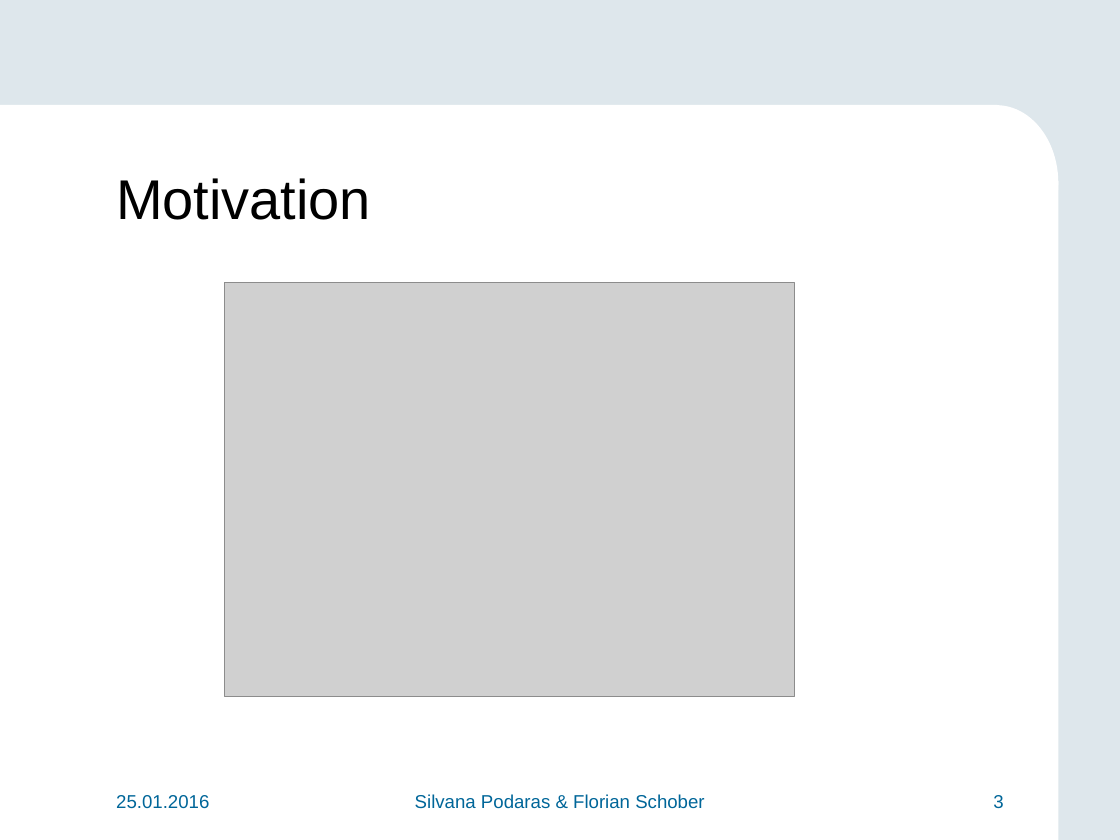
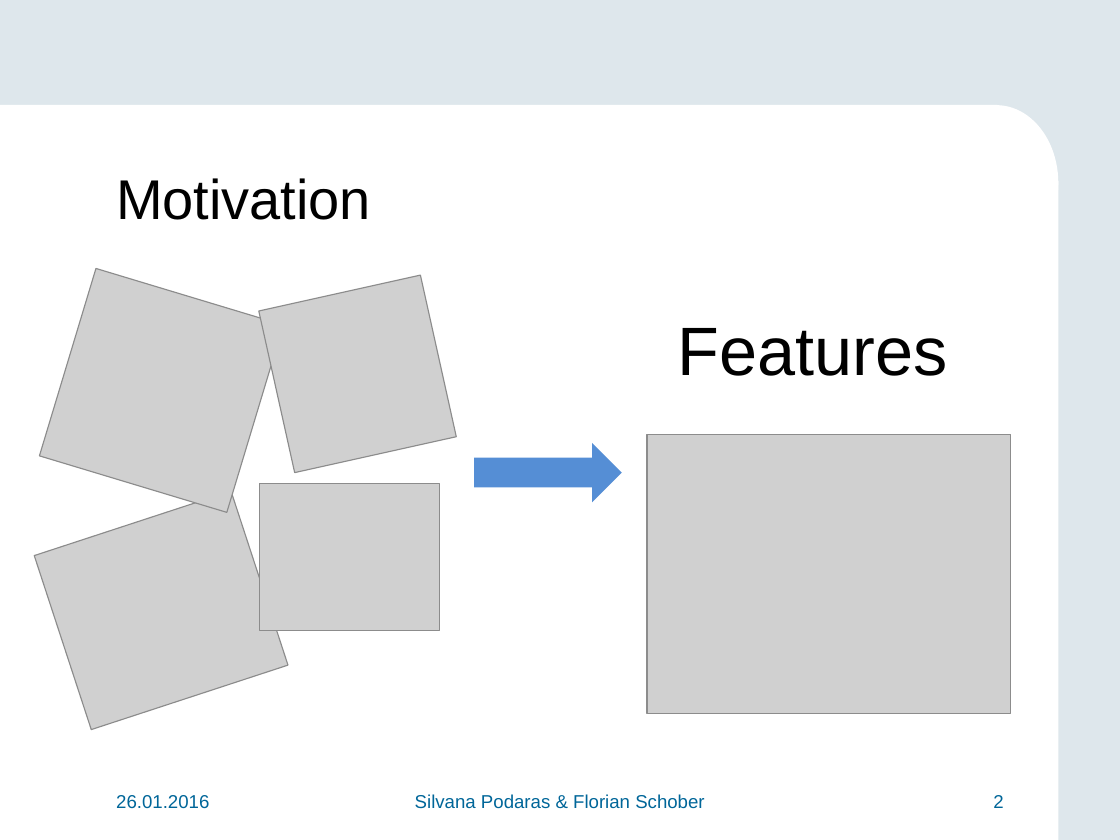
Before and after one commit to teretrus/VisSeminar, a slide deck: slide 2 of presentation/Presentation.pptx (slide 3 before the commit). Drawn at 1120x840 pixels with LibreOffice and Linux fonts; fonts in the diff are those of the drawing; grey boxes stand for pictures; background and template pictures are left out. Boxes give left, top, right and bottom in pixels: in the first picture for what was removed or moved away, otherwise in the second. Text is boxed around its words. In the diff, an @@ line names an element or a change of style, - is before the commit and + after.

```diff
--- a/presentation/Presentation.pptx
+++ b/presentation/Presentation.pptx
@@ picture added at [40, 268, 284, 512] @@
@@ picture removed at [225, 282, 794, 697] @@
@@ picture added at [258, 275, 456, 473] @@
@@ text added at [678, 328, 948, 376], 44 pt, text #000000 @@
+Features
@@ right arrow added at [474, 442, 622, 502], fill #558ED5 @@
@@ picture added at [647, 435, 1011, 713] @@
@@ picture added at [34, 491, 288, 730] @@
@@ picture added at [260, 484, 439, 631] @@
@@ text at [116, 795, 209, 809]: text changed @@
-25.01.2016
+26.01.2016
@@ page number at [993, 795, 1003, 808]: text changed @@
-3
+2
```
Also in this commit, not shown: 24 other slides changed, 8 slides added, 1 slide removed.
